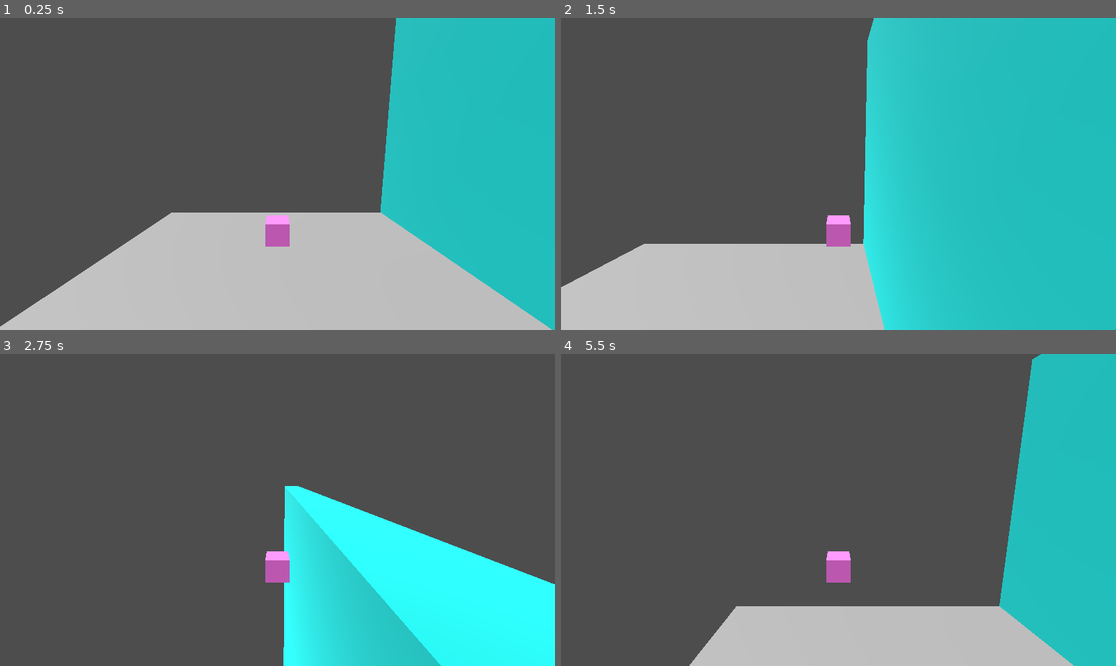
Above: before the commit, frames 1-4 (two rows, left to right).
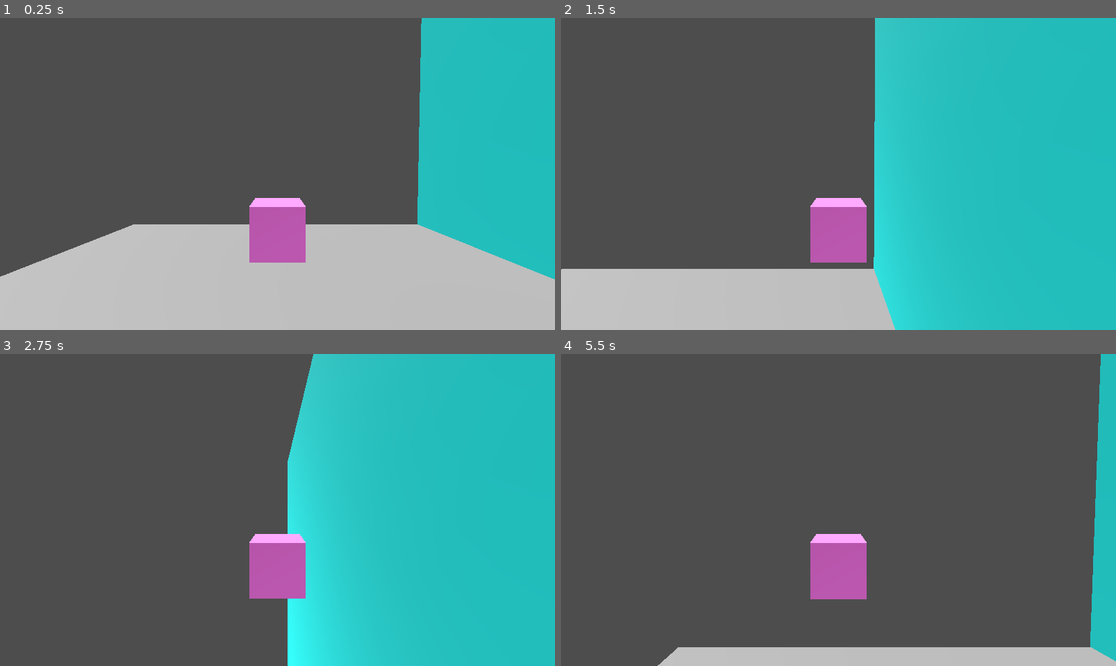
Above: after the commit, the same moments.

Repository: Walhalla7/Pirate_Jam_2024
Game: Godot game, scene res://world.tscn
Same seed, same stepped clock (60 frames per second), same inputs: the game is played once before the commit and once after it.
Inputs:
- Up to frame 1 (0.25 s): no input
- Up to frame 2 (1.5 s): hold Right (move_right) 0.53-1.28 s; hold Shift (sprint) 0.53-1.28 s; tap Space (jump) at 0.77 s; hold W (move_back) from 1.28 s (still down); tap Shift (sprint) at 1.35 s
- Up to frame 3 (2.75 s): tap Space (jump) at 1.52 s; release W (move_back) at 2.03 s; hold Right (move_right) from 2.03 s (still down); hold Shift (sprint) from 2.03 s (still down)
- Up to frame 4 (5.5 s): release Right (move_right) at 2.78 s; release Shift (sprint) at 2.78 s; hold S (move_forward) 2.78-3.53 s; tap Shift (sprint) at 2.85, 4.35 s; tap Space (jump) at 3.02, 3.77, 4.52 s; hold Shift (sprint) 3.53-4.28 s; hold A (move_left) 3.53-5.03 s; hold W (move_back) from 5.03 s (still down); hold Shift (sprint) from 5.03 s (still down)

The runs differ from the first frame. In frame 1, 12% of the frame differs, in the area x 0-100%, y 0-100%; in frame 2, 6.3%; in frame 3, 42%, in the area x 44-100%, y 0-100%; in frame 4, 23%.

Commit message:
minorCleanup

Diff:
--- a/src/Protagonist/Script_Protagonist.gd
+++ b/src/Protagonist/Script_Protagonist.gd
@@ -64,9 +64,6 @@
 var sprint_modifier = 1
 var double_jump = 0
 
-#states
-var on_the_wall = false
-
 # Gravity
 #var gravity = ProjectSettings.get_setting("physics/3d/default_gravity") #Get the gravity from the project settings to be synced with RigidBody nodes.
 var gravityStrength = 9.8
@@ -107,6 +104,8 @@
 	# Add the gravit/falling
 	if not is_on_floor():
 		target_velocity.y = target_velocity.y - (gravityStrength * delta)
+		if (curr_State != States.FALLING):
+			change_State(States.FALLING)
 
 	#Double jump
 	if Input.is_action_just_pressed("jump"):
--- a/src/Protagonist/protagonist.tscn
+++ b/src/Protagonist/protagonist.tscn
@@ -26,7 +26,7 @@
 surface_material_override/0 = SubResource("StandardMaterial3D_fv6hu")
 
 [node name="SpringArmPivot" type="Node3D" parent="."]
-transform = Transform3D(1, 0, 0, 0, 0.987932, 0.154882, 0, -0.154882, 0.987932, 0, 3.68162, 7.46476)
+transform = Transform3D(1, 0, 0, 0, 0.999579, 0.0289852, 0, -0.0289852, 0.999579, 0, 1.1488, 3.05133)
 
 [node name="SpringArm3D" type="SpringArm3D" parent="SpringArmPivot"]
 
